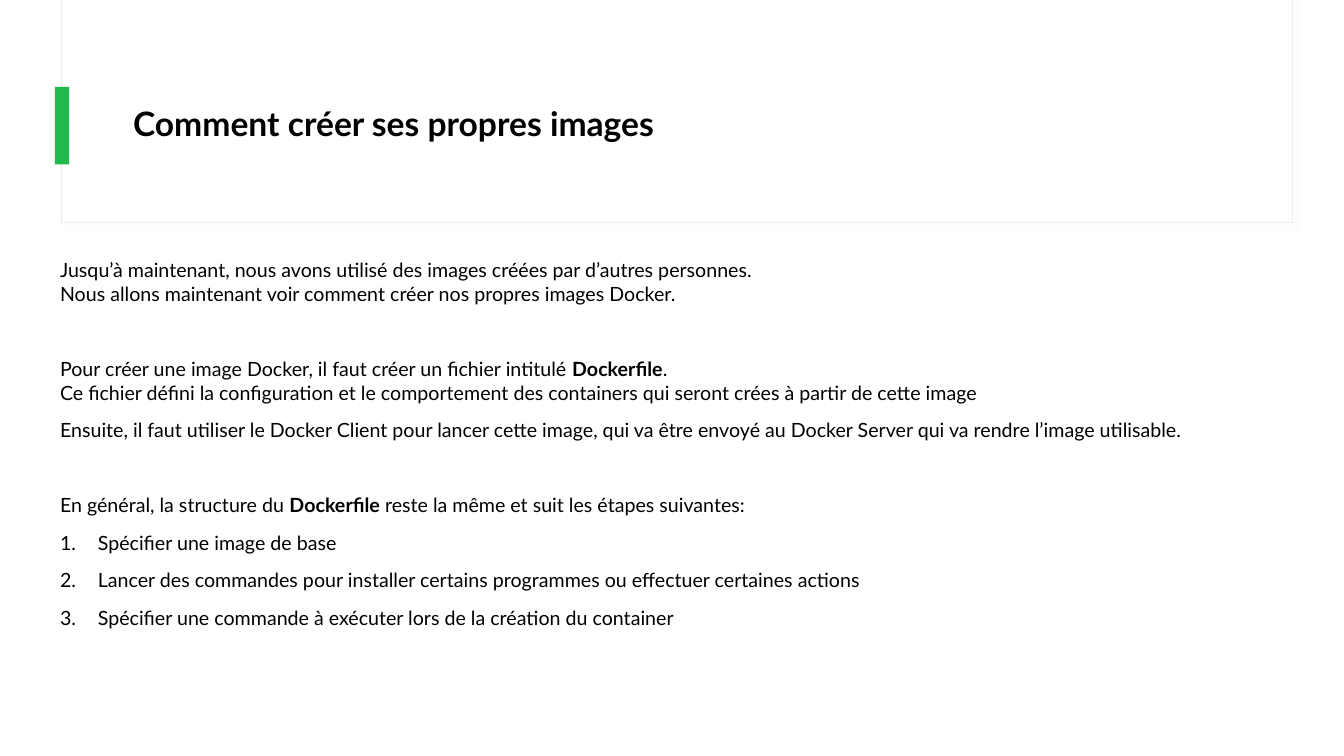
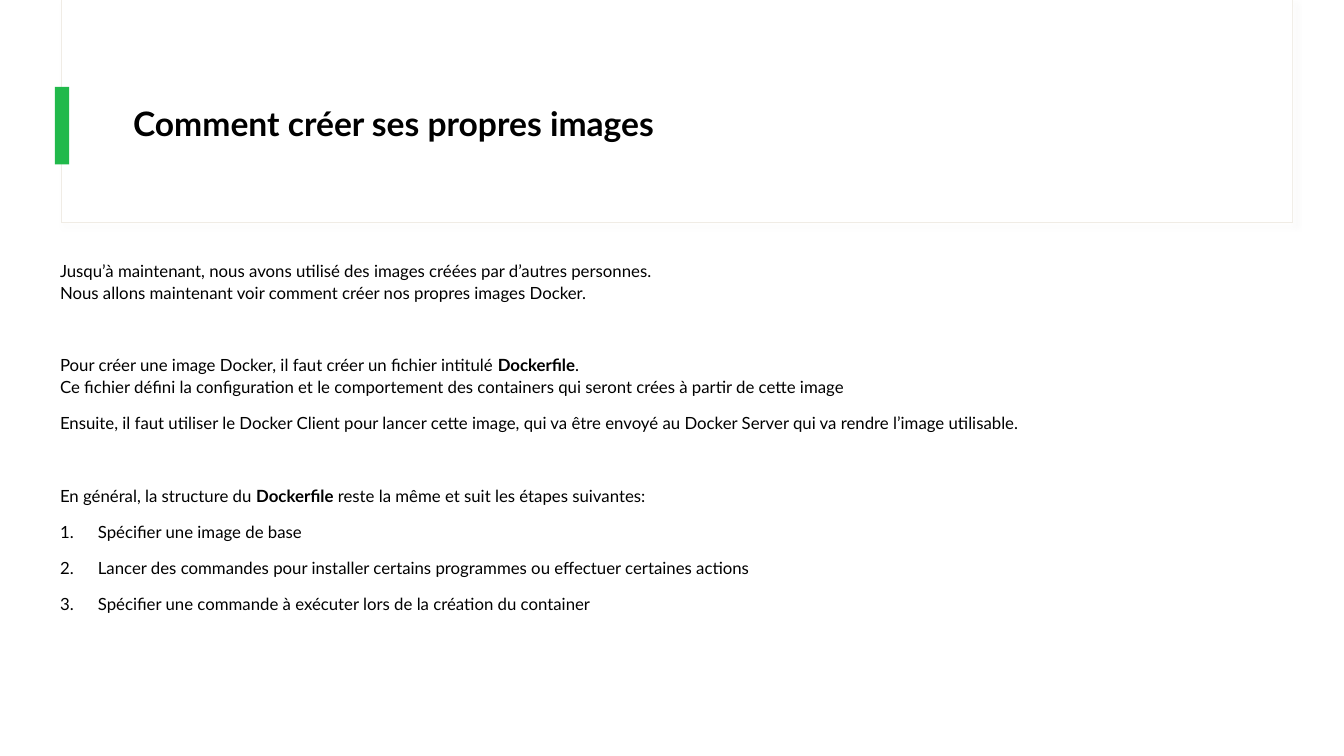
Before and after one commit to IPSSIASIDEV2/Jedy-DockerKubernetes-Formation, a slide deck: slide 18 of Cours/Cours.pptx. Drawn at 1344x756 pixels with LibreOffice and Linux fonts; fonts in the diff are those of the drawing. Boxes give left, top, right and bottom in pixels: in the first picture for what was removed or moved away, otherwise in the second. Text is boxed around its words. In the diff, an @@ line names an element or a change of style, - is before the commit and + after.

```diff
--- a/Cours/Cours.pptx
+++ b/Cours/Cours.pptx
@@ text "Jusqu’à maintenant, nous avons utilisé ..." at (x1=60, y1=264, x2=1018, y2=613): size 14 to 12 pt; line spacing 1 to 1.1 @@
```
Also in this commit, not shown: 7 other slides changed, 1 slide added.
